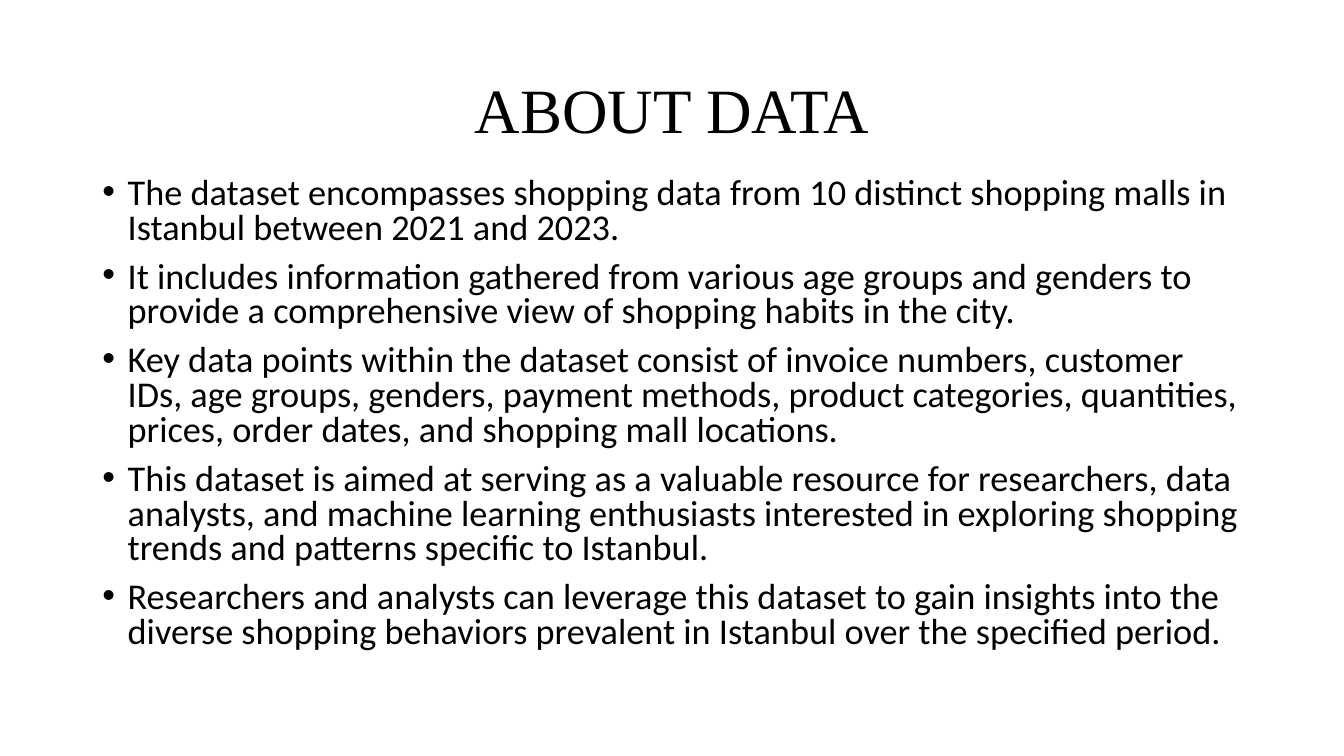
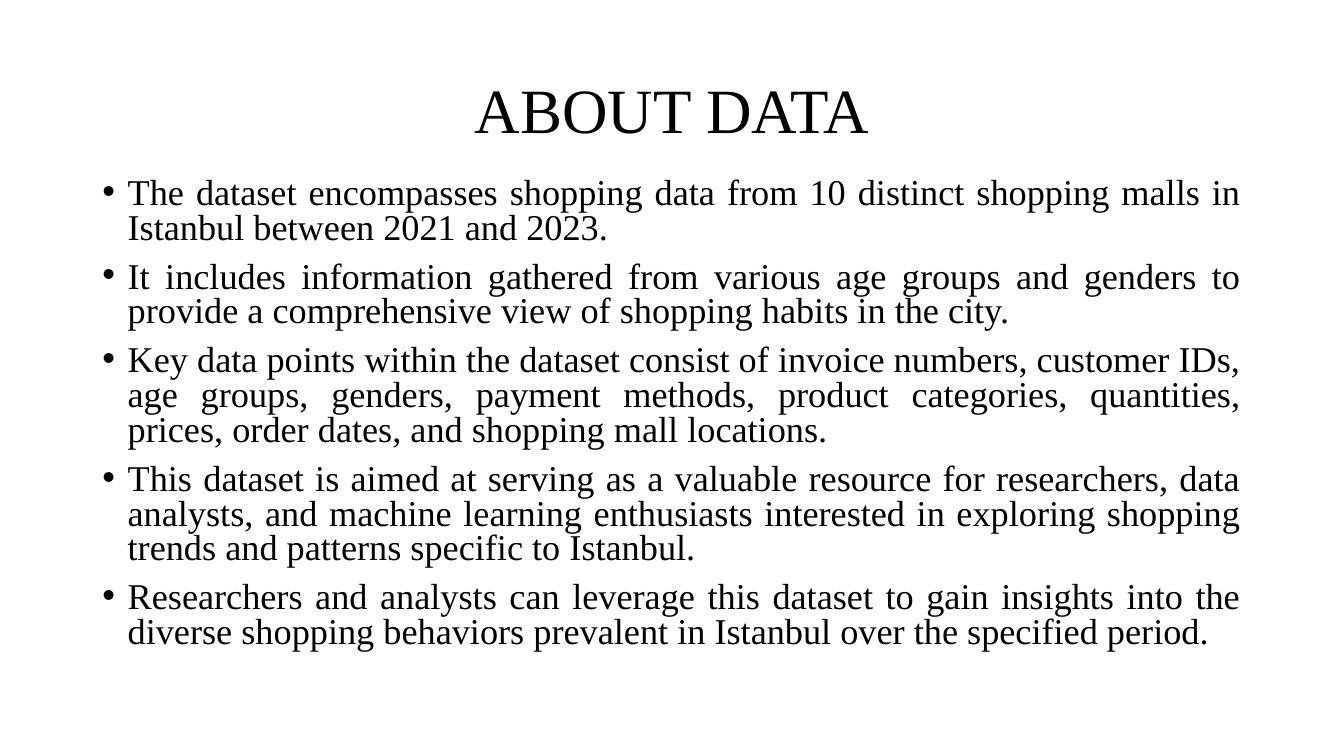
Before and after one commit to Jothish21/Data-Mining-Project-Group4, a slide deck: slide 2 of Group4-Presentation.pptx. Drawn at 1344x756 pixels with LibreOffice and Linux fonts; fonts in the diff are those of the drawing. Boxes give left, top, right and bottom in pixels: in the first picture for what was removed or moved away, otherwise in the second. Text is boxed around its words. In the diff, an @@ line names an element or a change of style, - is before the commit and + after.

```diff
--- a/Group4-Presentation.pptx
+++ b/Group4-Presentation.pptx
@@ text "The dataset encompasses shopping data ..." at <box>128,179,1240,651</box>: font Calibri to Times New Roman; alignment left to justified @@
```
Also in this commit, not shown: 10 other slides changed, 2 slides added, 1 slide removed.
